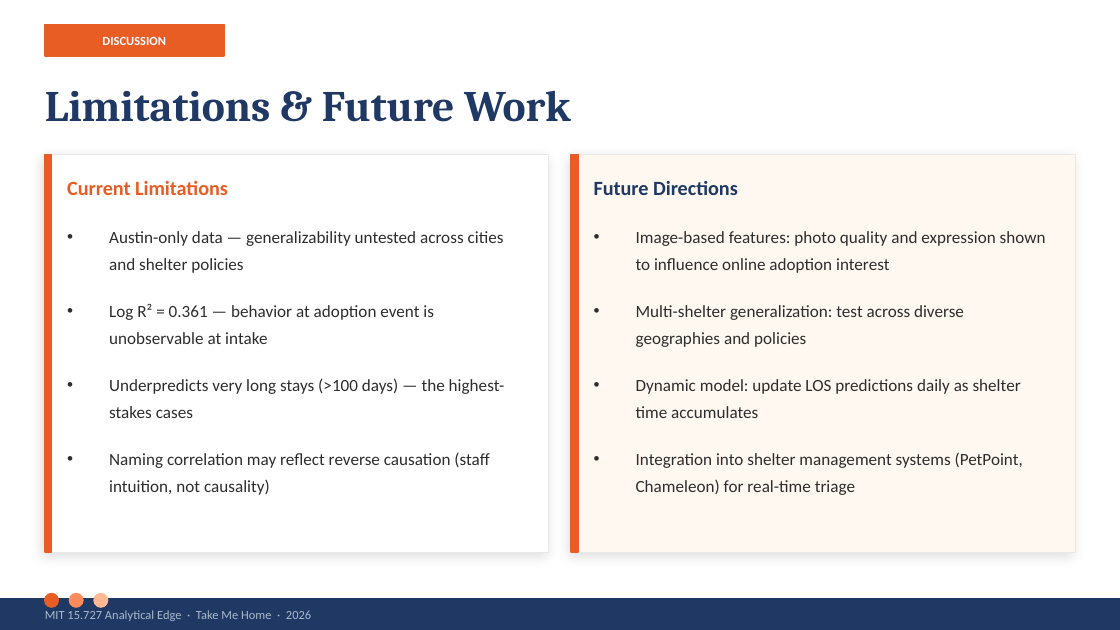
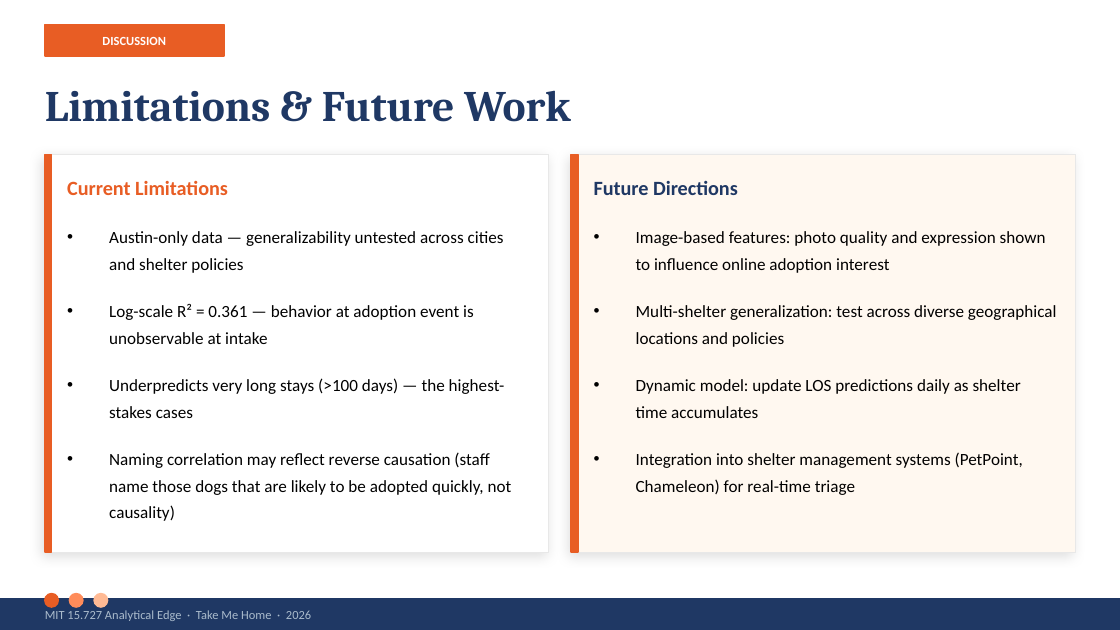
Before and after one commit to hsienhsinlee/MIT_15.727.AE_TakeMeHome, a slide deck: slide 11 of Final deliverables/TakeMeHome_Deck v1.pptx. Drawn at 1120x630 pixels with LibreOffice and Linux fonts; fonts in the diff are those of the drawing. Boxes give left, top, right and bottom in pixels: in the first picture for what was removed or moved away, otherwise in the second. Text is boxed around its words. In the diff, an @@ line names an element or a change of style, - is before the commit and + after.

```diff
--- a/Final deliverables/TakeMeHome_Deck v1.pptx
+++ b/Final deliverables/TakeMeHome_Deck v1.pptx
@@ text at (x1=109, y1=304, x2=474, y2=344): text changed; text colour #2D2D2D to #000000 @@
-• Log R² = 0.361 — behavior at adoption event is unobservable at intake
+• Log-scale R² = 0.361 — behavior at adoption event is unobservable at intake
@@ text at (x1=636, y1=305, x2=1057, y2=347): text changed; text colour #2D2D2D to #000000 @@
-• Multi-shelter generalization: test across diverse geographies and policies
+• Multi-shelter generalization: test across diverse geographical locations and policies
@@ text colour #2D2D2D to #000000 in 5 elements at (x1=109, y1=231, x2=504, y2=273), (x1=109, y1=378, x2=505, y2=418), (x1=636, y1=231, x2=1046, y2=246), (x1=636, y1=379, x2=1021, y2=418), (x1=636, y1=452, x2=1023, y2=495) @@
@@ text at (x1=109, y1=452, x2=512, y2=521): text changed; text colour #2D2D2D to #000000 @@
-• Naming correlation may reflect reverse causation (staff intuition, not causality)
+• Naming correlation may reflect reverse causation (staff name those dogs that are likely to be adopted quickly, not causality)
```
Also in this commit, not shown: 5 other slides changed.
